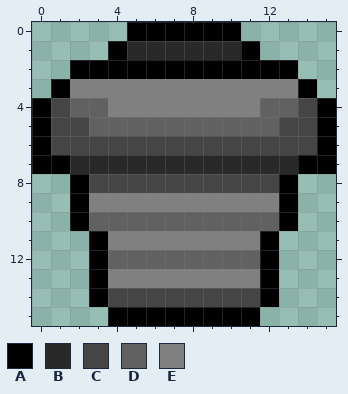
Pixel-art sprite, stored at res/tiles/tile184.png. Above: the version before the commit.
The file is 16x16 pixels. Colours within 5 levels of each other are drawn and written as one.
Palette (. is transparent): A #000000  B #292929  C #454545  D #616161  E #808080
Pixels before, first column x 0:
 0 .....AAAAAA.....
 1 ....ABBBBBBA....
 2 ..AAAAAAAAAAAA..
 3 .AEEEEEEEEEEEEA.
 4 ACDDEEEEEEEEDDCA
 5 ACCDDDDDDDDDDCCA
 6 ACCCCCCCCCCCCCCA
 7 AABBBBBBBBBBBBAA
 8 ..ACCCCCCCCCCA..
 9 ..AEEEEEEEEEEA..
10 ..ADDDDDDDDDDA..
11 ...AEEEEEEEEA...
12 ...ADDDDDDDDA...
13 ...AEEEEEEEEA...
14 ...ACCCCCCCCA...
15 ....AAAAAAAA....
After:
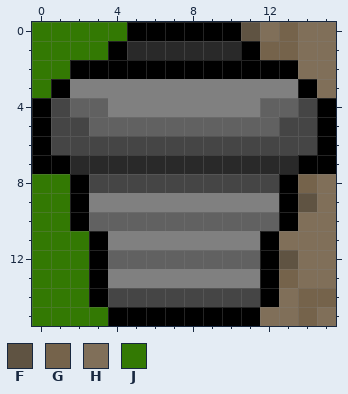
Colours new in this view: F #5f5342  G #75634b  H #806f59  J #337903
Edits made:
y 0: x 0..4 ..... -> JJJJJ; x 11..15 ..... -> FHGHH
y 1: x 0..3 .... -> JJJJ; x 12..15 .... -> GGHH
y 2: x 0..1 .. -> JJ; x 14..15 .. -> HH
y 3: x 0 . -> J; x 15 . -> H
y 8: x 0..1 .. -> JJ; x 14..15 .. -> GH
y 9: x 0..1 .. -> JJ; x 14..15 .. -> FH
y 10: x 0..1 .. -> JJ; x 14..15 .. -> HH
y 11: x 0..2 ... -> JJJ; x 13..15 ... -> HHH
y 12: x 0..2 ... -> JJJ; x 13..15 ... -> FHH
y 13: x 0..2 ... -> JJJ; x 13..15 ... -> GHH
y 14: x 0..2 ... -> JJJ; x 13..15 ... -> HGG
y 15: x 0..3 .... -> JJJJ; x 12..15 .... -> HHGH
Boxes around the changes in both pictures, in picture pixels (x1, y1, x2, y2):
added: (32, 22, 127, 326)
added: (241, 22, 336, 326)
